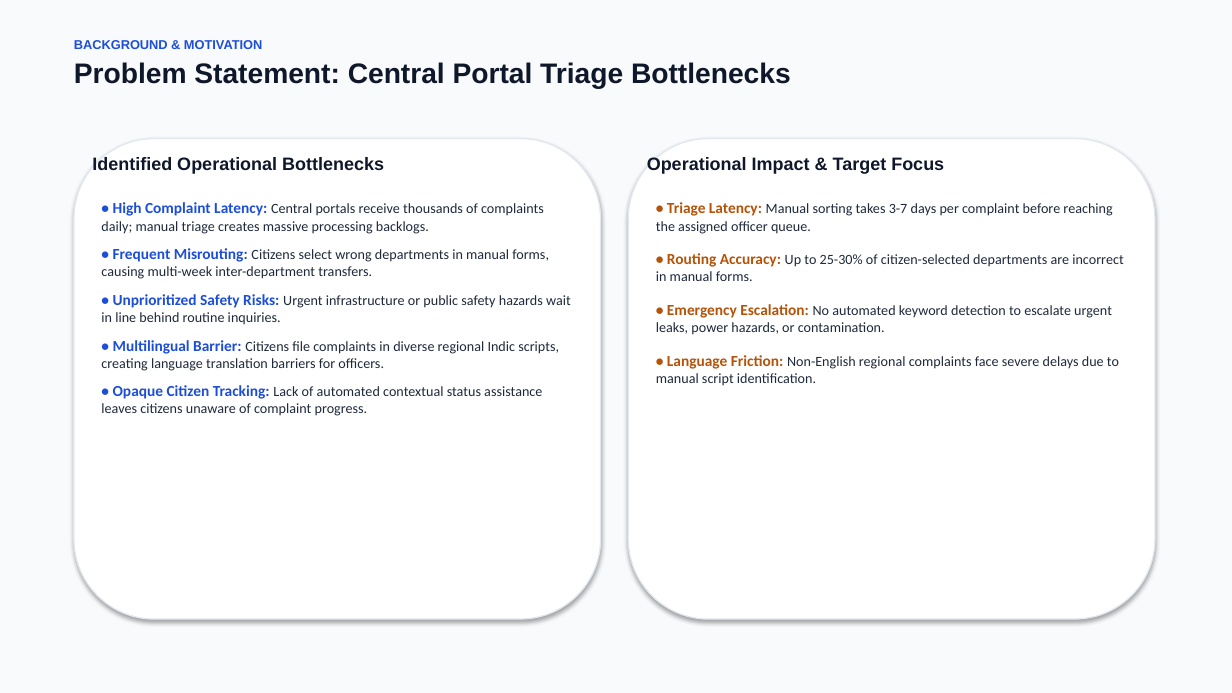
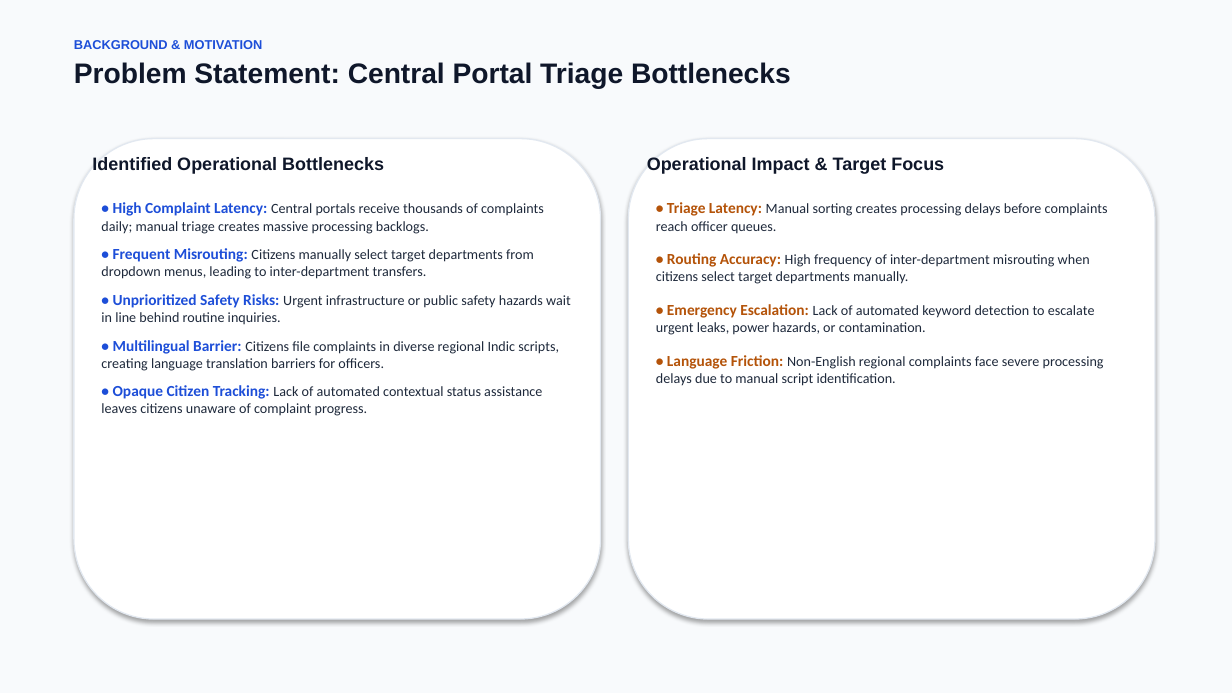
Before and after one commit to KANISH-850/intelligent-grievance-system, a slide deck: slide 2 of docs/presentation/final-project-presentation.pptx. Drawn at 1232x693 pixels with LibreOffice and Linux fonts; fonts in the diff are those of the drawing. Boxes give left, top, right and bottom in pixels: in the first picture for what was removed or moved away, otherwise in the second. Text is boxed around its words. In the diff, an @@ line names an element or a change of style, - is before the commit and + after.

```diff
--- a/docs/presentation/final-project-presentation.pptx
+++ b/docs/presentation/final-project-presentation.pptx
@@ text at [656, 202, 1108, 386]: text changed @@
-• Triage Latency: Manual sorting takes 3-7 days per complaint before reaching the assigned officer queue.
-• Routing Accuracy: Up to 25-30% of citizen-selected departments are incorrect in manual forms.
-• Emergency Escalation: No automated keyword detection to escalate urgent leaks, power hazards, or contamination.
-• Language Friction: Non-English regional complaints face severe delays due to manual script identification.
+• Triage Latency: Manual sorting creates processing delays before complaints reach officer queues.
+• Routing Accuracy: High frequency of inter-department misrouting when citizens select target departments manually.
+• Emergency Escalation: Lack of automated keyword detection to escalate urgent leaks, power hazards, or contamination.
+• Language Friction: Non-English regional complaints face severe processing delays due to manual script identification.
@@ text at [101, 248, 534, 279]: text changed @@
-• Frequent Misrouting: Citizens select wrong departments in manual forms, causing multi-week inter-department transfers.
+• Frequent Misrouting: Citizens manually select target departments from dropdown menus, leading to inter-department transfers.
```
Also in this commit, not shown: 1 other slide changed, 6 other files.
